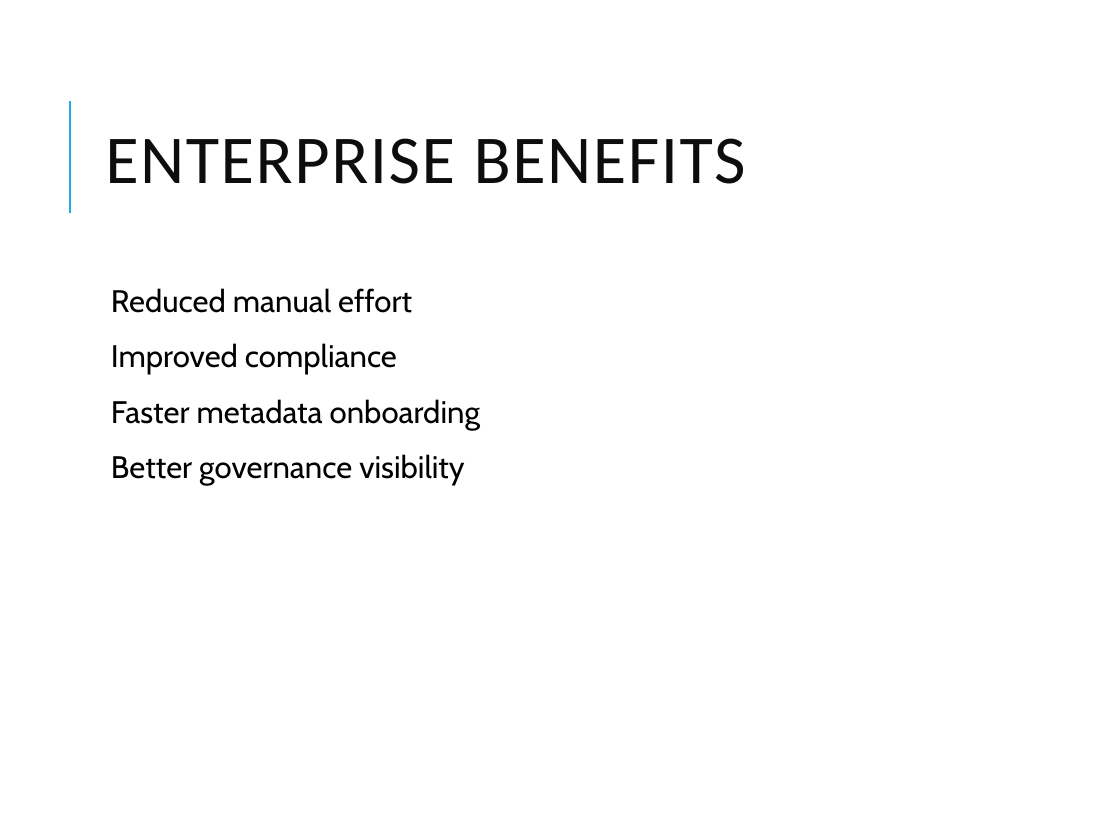
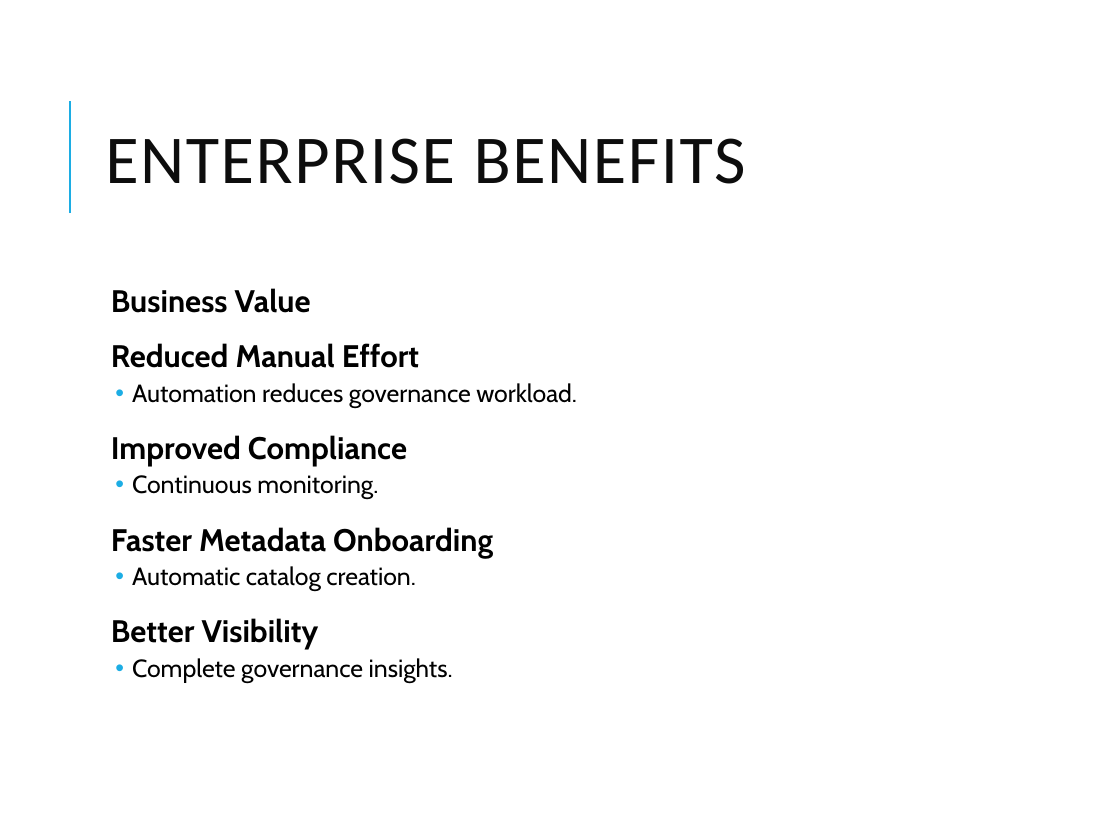
Before and after one commit to vikash-verma-profile/SIG-GENAI-May-2026, a slide deck: slide 51 of Week-3/Day-3/AI_Governance_Lineage_Metadata_Automation.pptx (slide 29 before the commit). Drawn at 1120x840 pixels with LibreOffice and Linux fonts; fonts in the diff are those of the drawing. Boxes give left, top, right and bottom in pixels: in the first picture for what was removed or moved away, otherwise in the second. Text is boxed around its words. In the diff, an @@ line names an element or a change of style, - is before the commit and + after.

```diff
--- a/Week-3/Day-3/AI_Governance_Lineage_Metadata_Automation.pptx
+++ b/Week-3/Day-3/AI_Governance_Lineage_Metadata_Automation.pptx
@@ text at bbox=[111, 288, 577, 682]: text changed; size 20 to 16 pt @@
-  Reduced manual effort
-  Improved compliance
-  Faster metadata onboarding
-  Better governance visibility
+  Business Value
+  Reduced Manual Effort
+  • Automation reduces governance workload.
+  Improved Compliance
+  • Continuous monitoring.
+  Faster Metadata Onboarding
+  • Automatic catalog creation.
+  Better Visibility
+  • Complete governance insights.
```
Also in this commit, not shown: 19 other slides changed, 22 slides added, 1 other file.
